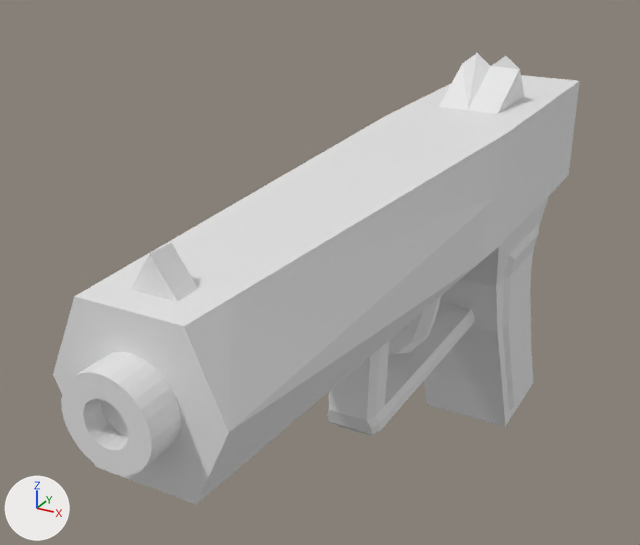
A saved change to the Blender file Blender/Evidence/Gun.blend.
Before and after are seen from a 50 mm lens placed at (2.36, -6.76, 3.73), pointed at (-0.57, -1.42, 1.05). Every picture has the same lights, and +X, +Y and +Z are marked at lower left.
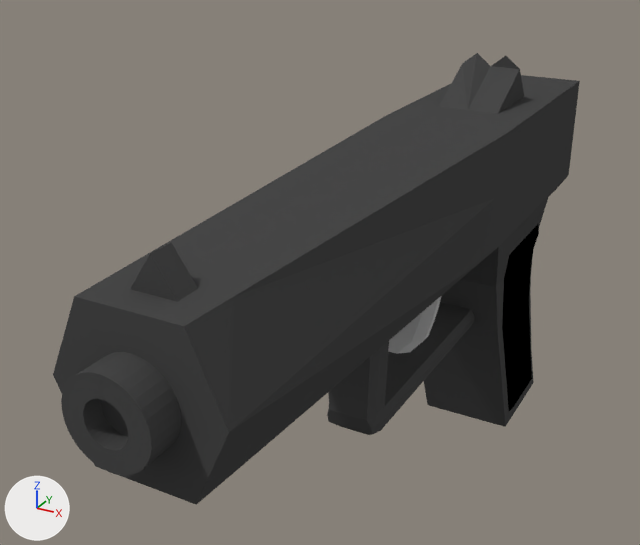
Commit message: Gun is done

Edits to the scene script, one JSON object a line:
```json
{"op": "add", "block": "mat_black", "code": ["mat_black = diffuse_material('Black')", "mat_black.base_color = (0.0668, 0.0668, 0.0668)  # dark grey #494949"]}
{"op": "add", "block": "mat_rubber", "code": ["mat_rubber = diffuse_material('Rubber')", "mat_rubber.base_color = (0.0, 0.0, 0.0)  # black #000000"]}
{"op": "add", "block": "mat_silver", "code": ["mat_silver = diffuse_material('Silver')", "mat_silver.base_color = (0.467, 0.467, 0.467)  # grey #b6b6b6"]}
{"block": "me_cube_001", "where": "me_cube_001.from_pydata(...)  # 380 vertices, 347 faces; spans x 0.0..1.0, y -8.75..3.44, z -3.73..3.55"}
{"block": "me_cube_001", "where": "# used by ob_cube; location = (0.0, 0.0, 0.647); scale = (0.5, 0.5, 0.5)"}
{"block": "me_cube_001", "change": "me_cube_001 part 1: 122 of the faces centred in x 0.02..0.6, y -8.75..-7.68, z 1.4..3.01 switch from no material to mat_black (dark grey #494949)"}
{"block": "me_cube_001", "change": "me_cube_001 part 2: 100 of the faces centred in x 0.14..1.0, y -1.9..3.44, z -3.73..3.18 switch from no material to mat_black (dark grey #494949)"}
{"block": "me_cube_001", "change": "me_cube_001 part 3: 33 of the faces centred in x 0.13..0.89, y -5.07..-3.61, z -1.0..2.81 switch from no material to mat_black (dark grey #494949)"}
{"block": "me_cube_001", "change": "me_cube_001 part 4: 44 of the faces centred in x 0.85..0.93, y 0.1..2.55, z -3.26..0.43 switch from no material to mat_rubber (black #000000)"}
{"block": "me_cube_001", "change": "me_cube_001 part 5: all 48 faces centred in x 0.02..0.38, y -2.61..-1.4, z -0.32..0.93 switch from no material to mat_silver (grey #b6b6b6)"}
```

Pixel boxes (x1, y1, x2, y2) of what changed, in the pictures (640 x 545 px):
```json
{"part": 1, "of": "me_cube_001", "change": "recoloured", "before": [53, 242, 232, 504], "after": [53, 242, 232, 504], "on screen": "grey to black"}
{"part": 2, "of": "me_cube_001", "change": "recoloured", "before": [385, 53, 580, 427], "after": [385, 53, 580, 427], "on screen": "grey to black"}
{"part": 3, "of": "me_cube_001", "change": "recoloured", "before": [121, 116, 509, 505], "after": [121, 116, 509, 505], "on screen": "white to grey"}
{"part": 4, "of": "me_cube_001", "change": "recoloured", "before": [502, 224, 539, 411], "after": [502, 224, 539, 411], "on screen": "grey to black"}
{"part": 5, "of": "me_cube_001", "change": "recoloured", "before": [388, 296, 441, 354], "after": [388, 296, 441, 354]}
```
